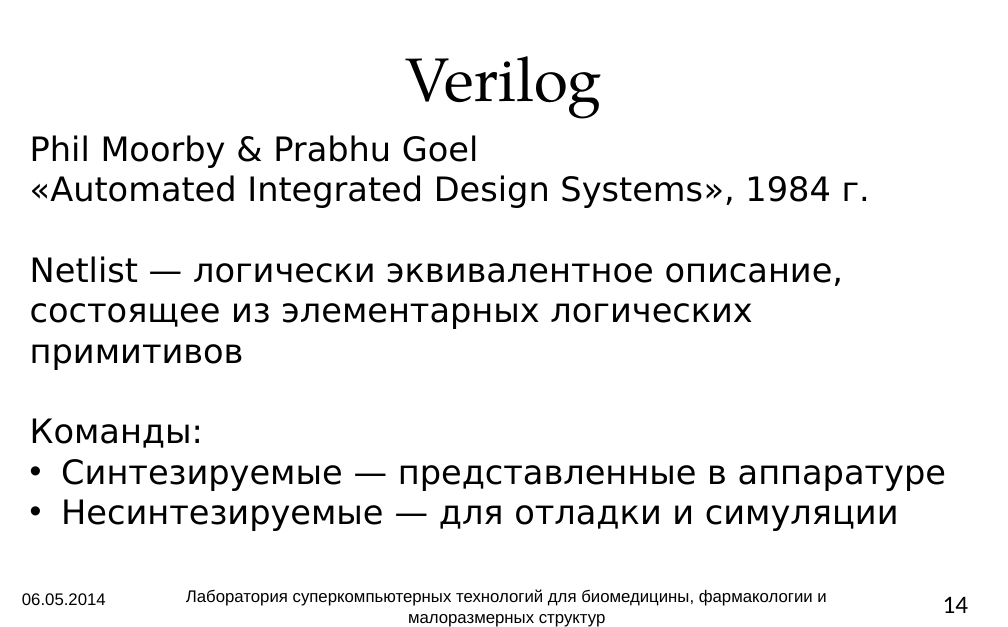
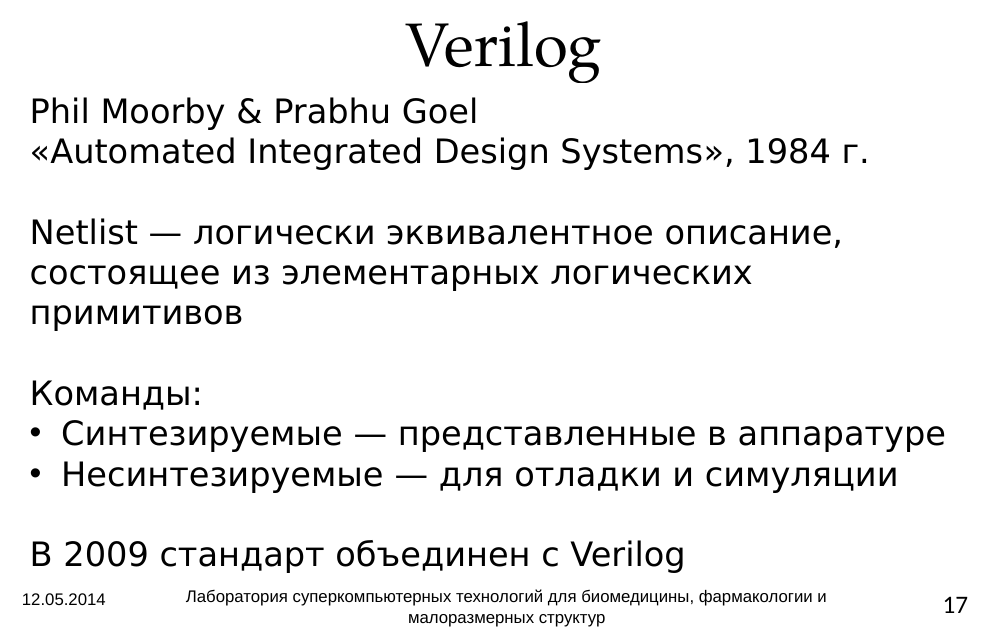
Before and after one commit to atakua/simlectures-archive, a slide deck: slide 17 of lecture12-languages/lecture12-languages.pptx (slide 14 before the commit). Drawn at 1008x627 pixels with LibreOffice and Linux fonts; fonts in the diff are those of the drawing; background and template pictures are left out. Boxes give left, top, right and bottom in pixels: in the first picture for what was removed or moved away, otherwise in the second. Text is boxed around its words. In the diff, an @@ line names an element or a change of style, - is before the commit and + after.

```diff
--- a/lecture12-languages/lecture12-languages.pptx
+++ b/lecture12-languages/lecture12-languages.pptx
@@ title "Verilog": place and size @@
-title "Verilog" at [406, 56, 602, 119]
+title "Verilog" at [406, 21, 602, 83]
@@ rectangle "Phil Moorby & Prabhu Goel": place and size @@
-rectangle "Phil Moorby & Prabhu Goel" at [20, 123, 973, 540]
+rectangle "Phil Moorby & Prabhu Goel" at [20, 85, 973, 584]
@@ text in rectangle at [30, 540, 685, 573]: paragraph added @@
+В 2009 стандарт объединен с Verilog
@@ text at [22, 593, 106, 605]: text changed @@
-06.05.2014
+12.05.2014
@@ page number at [943, 596, 969, 613]: text changed @@
-14
+17
```
Also in this commit, not shown: 17 other slides changed, 3 slides added, 1 other file.
